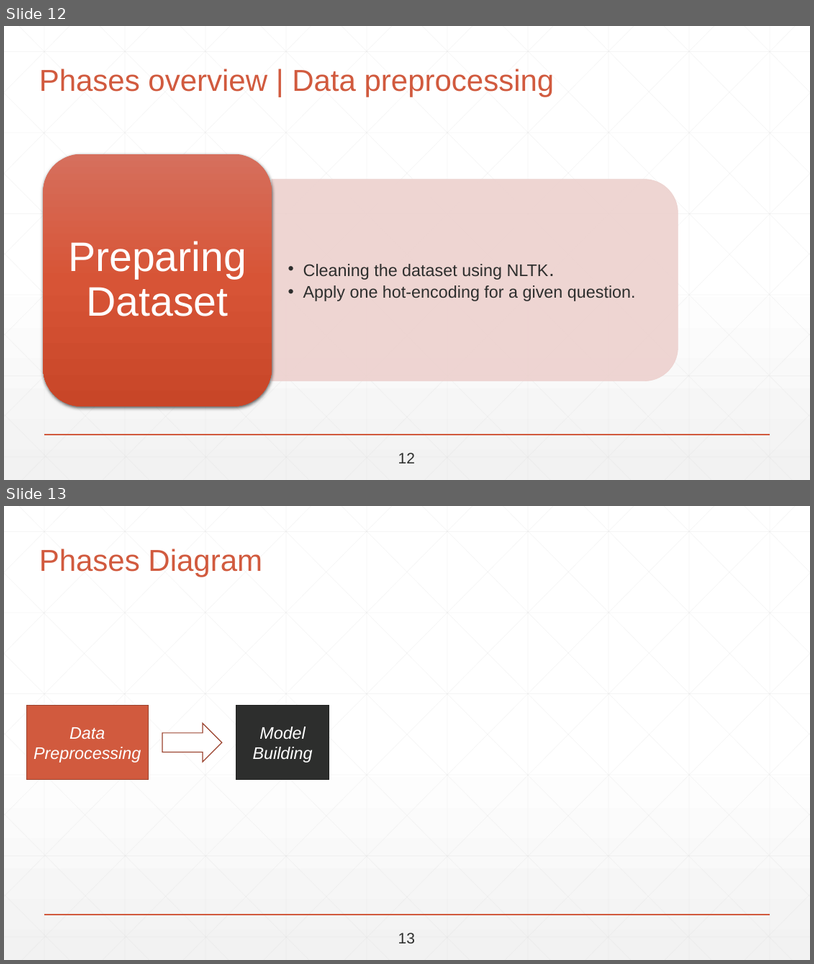
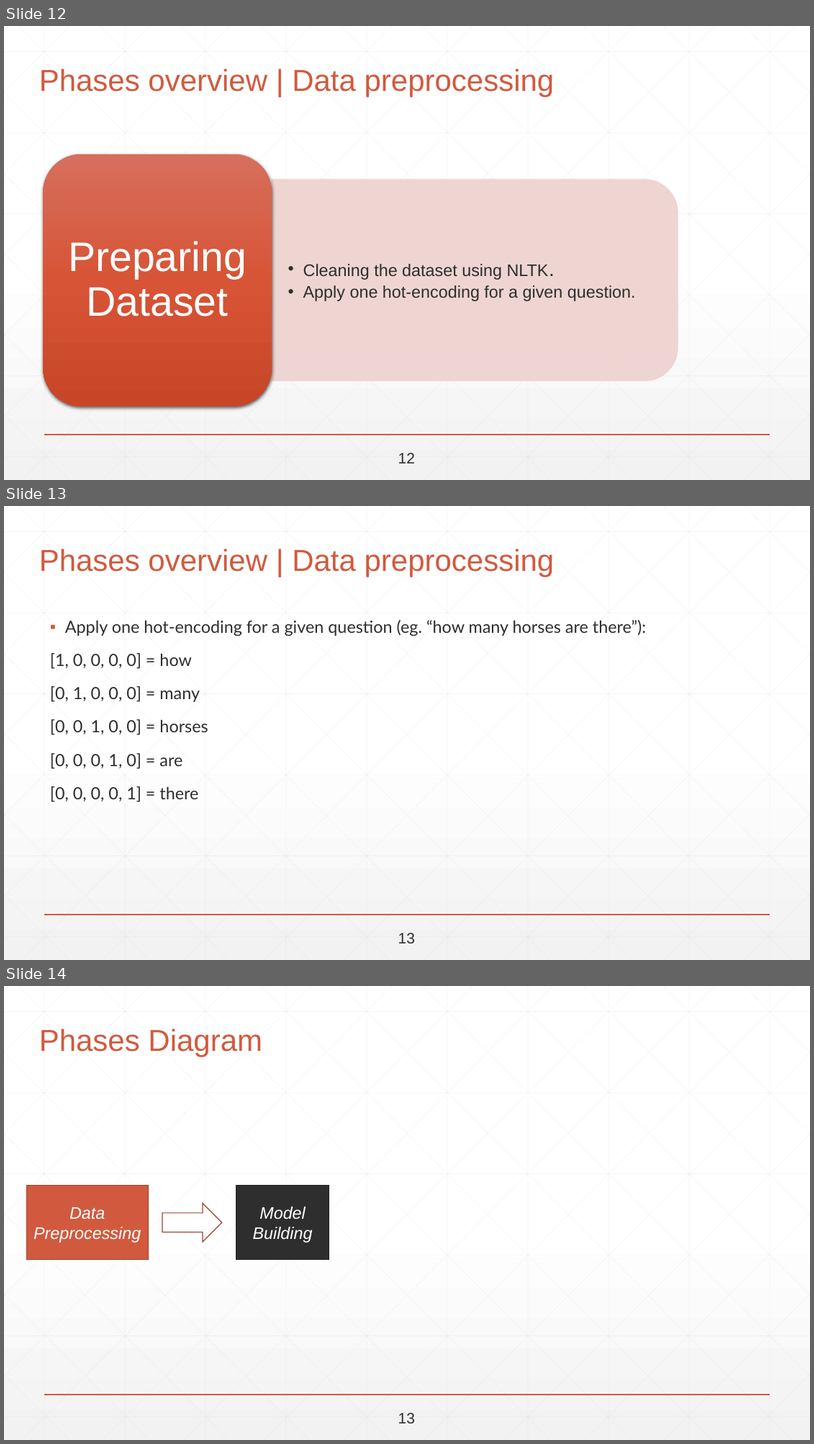
Before and after one commit to abdallahshaaban/Visual-Question-Answering, a slide deck: Second Seminar/Visual-QA-Second-Seminar.pptx. Shown one above the other, each under a label of ours: slides 12 and 13 before the commit, slides 12, 13 and 14 after it. The pictures are 814x964 and 814x1444 pixels, drawn with LibreOffice and Linux fonts; fonts in the diff are those of the drawing. Boxes give left, top, right and bottom in pixels: in the first picture for what was removed or moved away, otherwise in the second. Text is boxed around its words. In the diff, an @@ line names an element or a change of style, - is before the commit and + after.

```diff
--- a/Second Seminar/Visual-QA-Second-Seminar.pptx
+++ b/Second Seminar/Visual-QA-Second-Seminar.pptx
@@ slide 13 added at (x1=4, y1=506, x2=810, y2=960), background gradient #FFFFFF to #F2F2F2; not listed: 47 template elements that a slide beside it also shows @@
@@ title added at (x1=39, y1=548, x2=555, y2=577), 36 pt, text #D15A3E @@
+Phases overview | Data preprocessing
@@ text added at (x1=50, y1=620, x2=646, y2=802), 20 pt, text #2D2E2D @@
+▪ Apply one hot-encoding for a given question (eg. “how many horses are there”):
+[1, 0, 0, 0, 0] = how
+[0, 1, 0, 0, 0] = many
+[0, 0, 1, 0, 0] = horses
+[0, 0, 0, 1, 0] = are
+[0, 0, 0, 0, 1] = there
@@ text added at (x1=399, y1=932, x2=415, y2=943), 18 pt, text #2D2E2D @@
+13
@@ what was slide 13 is now slide 14 @@
```
Also in this commit, not shown: 10 slides changed, 2 other slides added.
